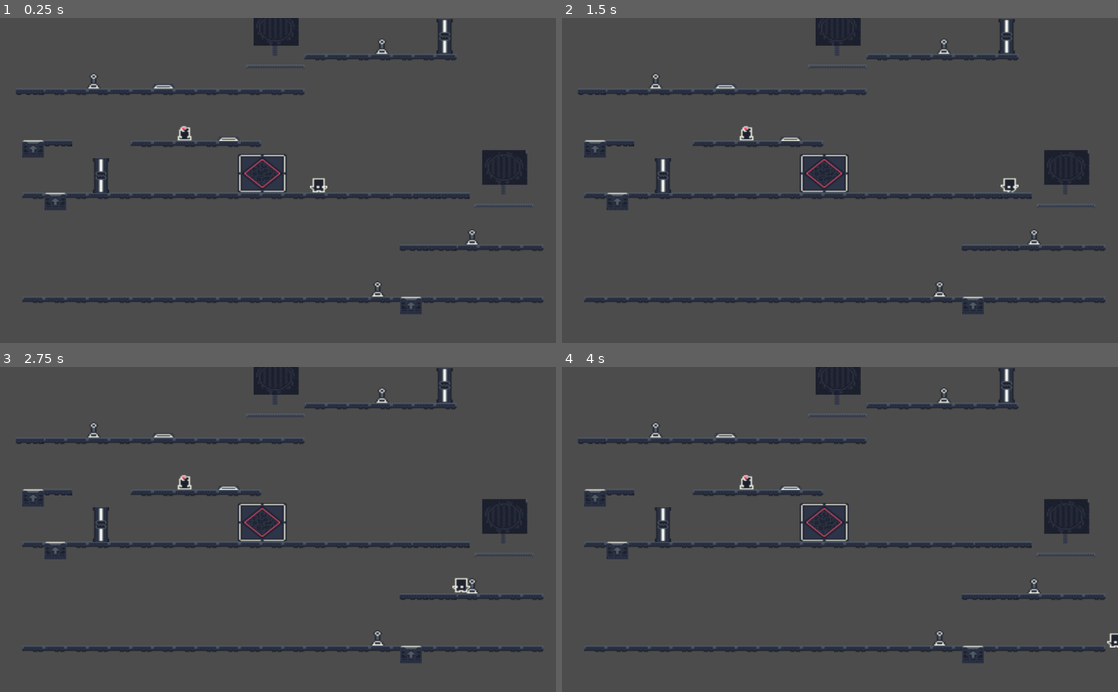
Above: before the commit, frames 1-4 (two rows, left to right).
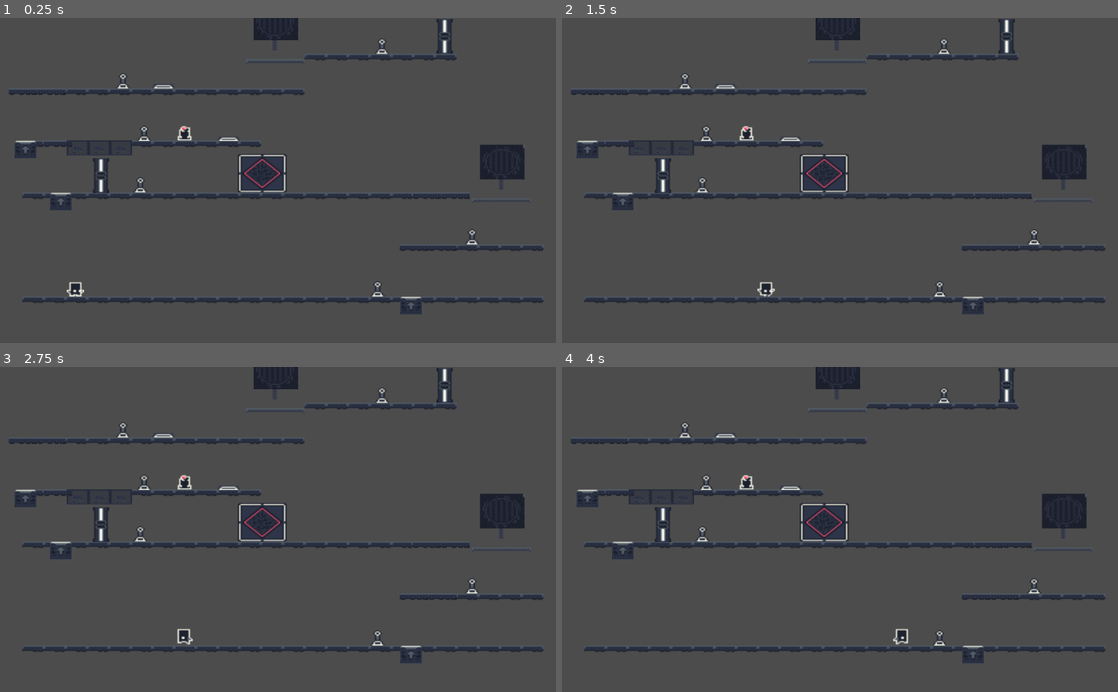
Above: after the commit, the same moments.

Repository: JuanG10/minion3
Game: Godot game, scene res://escenas/niveles/Nivel 3 .tscn
Same seed, same stepped clock (60 frames per second), same inputs: the game is played once before the commit and once after it. The project has no main scene, so this scene is started directly.
Inputs:
- Up to frame 1 (0.25 s): no input
- Up to frame 2 (1.5 s): tap Enter at 0.5 s; hold Right (ui_right) from 0.53 s (still down); tap X (Accionar_palanca) at 0.6 s; tap Up (ui_up) at 0.77 s; tap Space (Impulso) at 1.35 s
- Up to frame 3 (2.75 s): tap Up (ui_up) at 1.52 s; release Right (ui_right) at 2.03 s; hold Left (ui_left) from 2.03 s (still down); tap X (Accionar_palanca) at 2.1 s
- Up to frame 4 (4 s): release Left (ui_left) at 2.78 s; hold Right (ui_right) from 2.78 s (still down); tap Space (Impulso) at 2.85 s; tap Up (ui_up) at 3.02, 3.77 s; tap X (Accionar_palanca) at 3.6 s

The runs differ from the first frame. In frame 1, 1.5% of the frame differs, in the area x 1-96%, y 0-86%; in frame 2, 1.5%; in frame 3, 1.5%; in frame 4, 1.5%.

Commit message:
nivel3BaseFinalizada

Diff:
--- a/escenas/niveles/Nivel 3 .tscn
+++ b/escenas/niveles/Nivel 3 .tscn
@@ -10,6 +10,7 @@
 [ext_resource path="res://escenas/objetos/Puerta.tscn" type="PackedScene" id=8]
 [ext_resource path="res://escenas/objetos/Jugador.tscn" type="PackedScene" id=9]
 [ext_resource path="res://escenas/objetos/CadenaYGancho.tscn" type="PackedScene" id=10]
+[ext_resource path="res://escenas/objetos/Rejilla.tscn" type="PackedScene" id=11]
 
 [sub_resource type="ConvexPolygonShape2D" id=1]
 points = PoolVector2Array( 0, 0, 16, 0, 16, 4.51554, 0, 4.51554 )
@@ -358,7 +359,7 @@
 tile_set = SubResource( 9 )
 cell_size = Vector2( 16, 16 )
 format = 1
-tile_data = PoolIntArray( 131086, 1, 65538, 131087, 1, 65538, 131088, 1, 65538, 131089, 1, 65538, 131090, 1, 65538, 131091, 1, 65538, 131092, 1, 65538, 262146, 1, 65538, 262147, 1, 65538, 262148, 1, 65538, 262149, 1 …(1131 unchanged characters)…
+tile_data = PoolIntArray( 131086, 1, 65538, 131087, 1, 65538, 131088, 1, 65538, 131089, 1, 65538, 131090, 1, 65538, 131091, 1, 65538, 131092, 1, 65538, 262147, 1, 65538, 262148, 1, 65538, 262149, 1 …(1131 unchanged characters)…
 __meta__ = {
 "_editor_description_": ""
 }
@@ -369,11 +370,6 @@
 [node name="Robot" parent="." instance=ExtResource( 4 )]
 position = Vector2( 135.75, 102.677 )
 id = 1
-
-[node name="Palanca" parent="." instance=ExtResource( 3 )]
-position = Vector2( 69.2336, 56.7189 )
-acciono = "Puerta"
-id = 4
 
 [node name="Palanca4" parent="." instance=ExtResource( 3 )]
 position = Vector2( 281.693, 24.6802 )
@@ -385,30 +381,43 @@
 acciono = "Plataforma_de_salto"
 id = 1
 
+[node name="Palanca5" parent="." instance=ExtResource( 3 )]
+position = Vector2( 103.804, 152.763 )
+acciono = "Plataforma_de_salto"
+id = 2
+
+[node name="Palanca6" parent="." instance=ExtResource( 3 )]
+position = Vector2( 106.632, 105.034 )
+acciono = "Plataforma_de_salto"
+id = 3
+
+[node name="Palanca7" parent="." instance=ExtResource( 3 )]
+position = Vector2( 91.0581, 56.8962 )
+acciono = "Rejilla"
+
 [node name="Palanca3" parent="." instance=ExtResource( 3 )]
 position = Vector2( 348.114, 200.724 )
 acciono = "Cadena"
 id = 2
 
 [node name="Plataforma_de_salto" parent="." instance=ExtResource( 5 )]
-position = Vector2( 40.6213, 166.47 )
-id = 1
+position = Vector2( 44.6911, 166.675 )
+id = 2
 
 [node name="Plataforma_de_salto3" parent="." instance=ExtResource( 5 )]
 position = Vector2( 302.595, 262.701 )
 id = 1
 
 [node name="Plataforma_de_salto2" parent="." instance=ExtResource( 5 )]
-position = Vector2( 24.139, 118.069 )
-id = 1
+position = Vector2( 18.5046, 118.696 )
+id = 3
 
 [node name="Jugador" parent="." instance=ExtResource( 9 )]
-position = Vector2( 235.115, 143.762 )
-collision_layer = 1
+position = Vector2( 55.7273, 247.246 )
 
 [node name="Puerta" parent="." instance=ExtResource( 8 )]
 position = Vector2( 74.0791, 144.72 )
-id = 3
+id = 4
 
 [node name="Puerta2" parent="." instance=ExtResource( 8 )]
 position = Vector2( 327.509, 16.3525 )
@@ -417,19 +426,20 @@
 [node name="Palanca_de_presion" parent="." instance=ExtResource( 7 )]
 position = Vector2( 168.331, 110.71 )
 accionar = "Puerta"
-id = 3
+id = 4
 
 [node name="Palanca_de_presion2" parent="." instance=ExtResource( 7 )]
 position = Vector2( 120.023, 62.3078 )
 accionar = "Cadena"
+id = 5
 
 [node name="CadenaYGancho" parent="." instance=ExtResource( 10 )]
-position = Vector2( 372.548, 166.541 )
+position = Vector2( 370.764, 161.784 )
 id = 2
 
 [node name="CadenaYGancho2" parent="." instance=ExtResource( 10 )]
-position = Vector2( 204.247, 38.1181 )
-id = 4
+position = Vector2( 204.024, 33.3517 )
+id = 5
 
 [node name="Camera2D" type="Camera2D" parent="."]
 position = Vector2( 204.559, 149.12 )
@@ -446,10 +456,22 @@
 position = Vector2( 335.548, 162.884 )
 
 [node name="Suelo3" parent="." instance=ExtResource( 6 )]
-position = Vector2( 42.9533, 114.788 )
+position = Vector2( 42.766, 114.928 )
 
 [node name="Suelo4" parent="." instance=ExtResource( 6 )]
-position = Vector2( 22.2522, 67.0112 )
+position = Vector2( 17.0434, 66.9197 )
+
+[node name="Suelo7" parent="." instance=ExtResource( 6 )]
+position = Vector2( 37.9729, 66.916 )
 
 [node name="Suelo2" parent="." instance=ExtResource( 6 )]
 position = Vector2( 305.247, 210.92 )
+
+[node name="Rejilla" parent="." instance=ExtResource( 11 )]
+position = Vector2( 89.0332, 118.985 )
+
+[node name="Rejilla2" parent="." instance=ExtResource( 11 )]
+position = Vector2( 72.9799, 118.984 )
+
+[node name="Rejilla3" parent="." instance=ExtResource( 11 )]
+position = Vector2( 56.9322, 118.984 )
--- a/escenas/objetos/Suelo.tscn
+++ b/escenas/objetos/Suelo.tscn
@@ -22,4 +22,5 @@
 rotation = 3.14159
 scale = Vector2( 6, 0.5 )
 enabled = true
+collision_mask = 3
 script = ExtResource( 2 )
--- a/project.godot
+++ b/project.godot
@@ -29,6 +29,11 @@
 "events": [ Object(InputEventKey,"resource_local_to_scene":false,"resource_name":"","device":0,"alt":false,"shift":false,"control":false,"meta":false,"command":false,"pressed":false,"scancode":32,"unicode":0,"echo":false,"script":null)
  ]
 }
+reload={
+"deadzone": 0.5,
+"events": [ Object(InputEventKey,"resource_local_to_scene":false,"resource_name":"","device":0,"alt":false,"shift":false,"control":false,"meta":false,"command":false,"pressed":false,"scancode":82,"unicode":0,"echo":false,"script":null)
+ ]
+}
 
 [rendering]
 
--- a/scripts/Suelo_RayCast.gd
+++ b/scripts/Suelo_RayCast.gd
@@ -3,6 +3,5 @@
 func _physics_process(delta):
 	var collider = get_collider()
 	if collider != null:
-		print(collider, " ", collider.get_name())
 		if collider.get_class() == "KinematicBody2D":
 			get_collider().velocity.y = 0
Not shown: 1 places in escenas/niveles/Nivel 3 .tscn that only renumber resources
